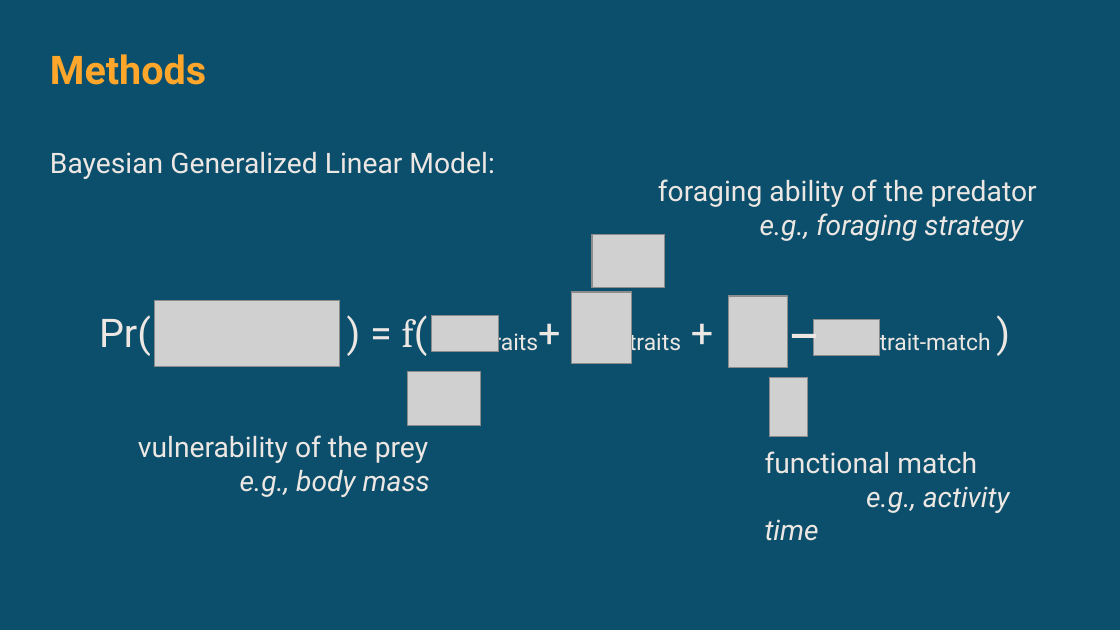
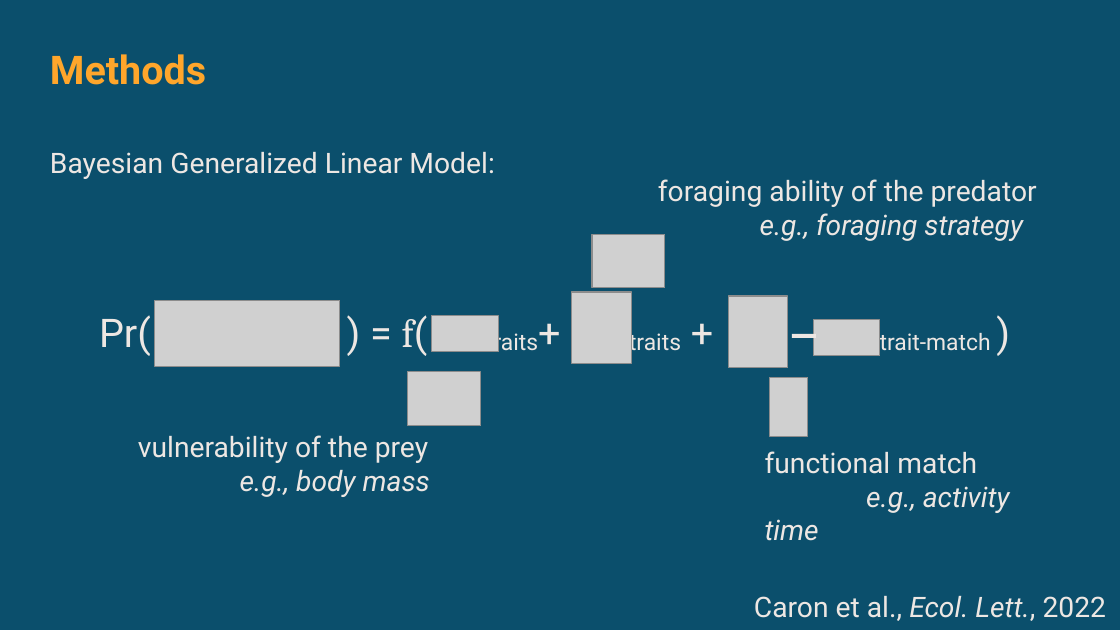
Before and after one commit to DominiqueCaron/ESA2022_talk, a slide deck: slide 6 of slides.odp. Drawn at 1120x630 pixels with LibreOffice and Linux fonts; fonts in the diff are those of the drawing; grey boxes stand for pictures. Boxes give left, top, right and bottom in pixels: in the first picture for what was removed or moved away, otherwise in the second. Text is boxed around its words. In the diff, an @@ line names an element or a change of style, - is before the commit and + after.

```diff
--- a/slides.odp
+++ b/slides.odp
@@ text added at (754, 596, 1107, 621), 20 pt, text #EDE7E3 @@
+Caron et al., Ecol. Lett., 2022
```
Also in this commit, not shown: 4 other slides changed, 1 other file.
